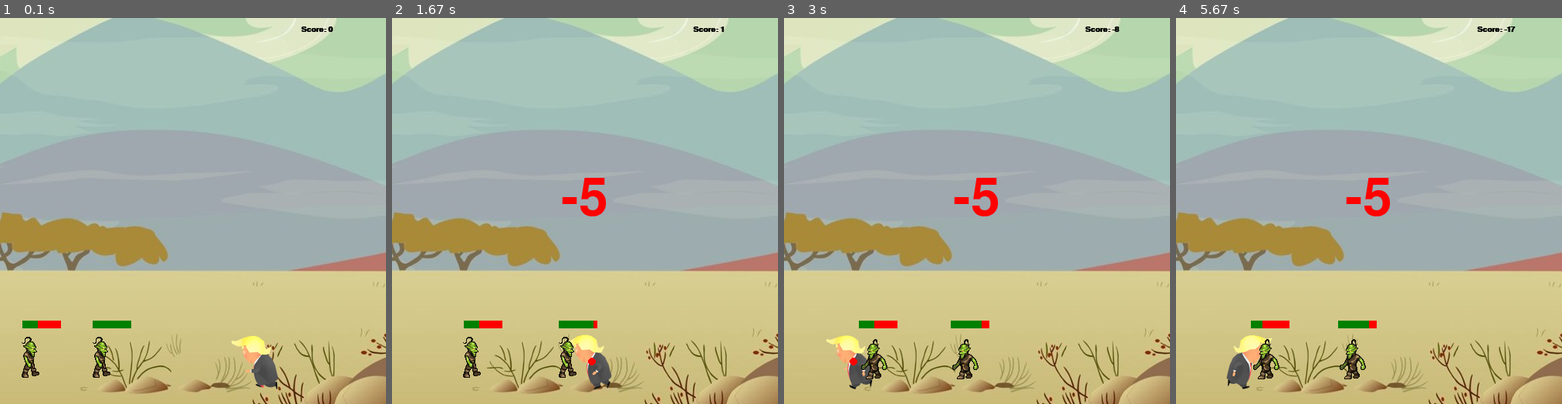
Above: before the commit, frames 1-4 (left to right).
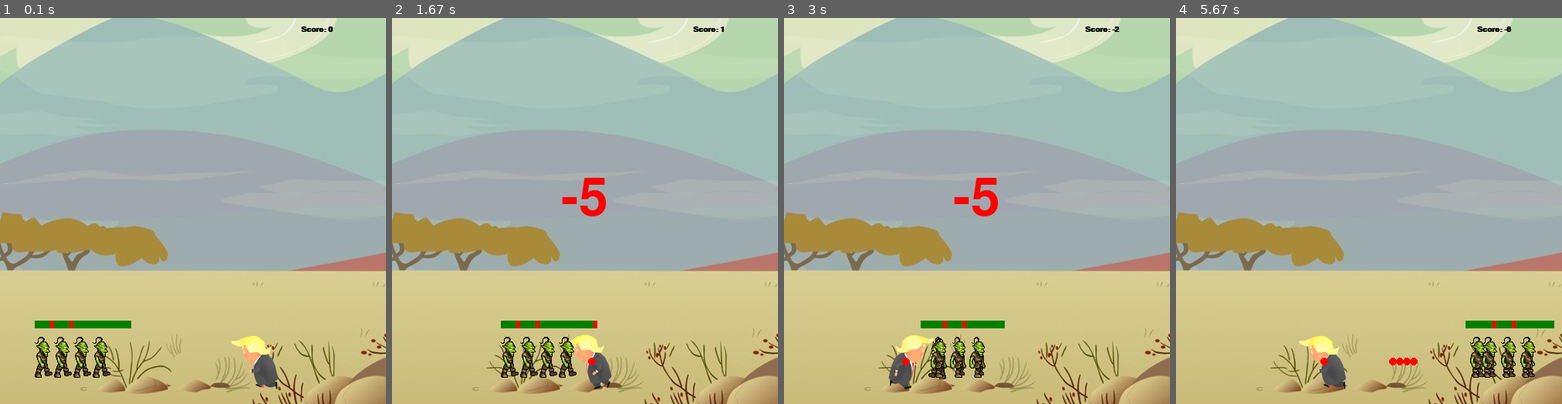
Above: after the commit, the same moments.

Repository: jekolsh/First_PyGame
Game: pygame game, started from game.py
Same seed, same stepped clock (60 frames per second), same inputs: the game is played once before the commit and once after it.
Inputs:
- Up to frame 1 (0.1 s): no input
- Up to frame 2 (1.67 s): tap Space at 0.33, 0.73, 1.03 s; hold Left 0.67-1.2 s
- Up to frame 3 (3 s): hold Right 2.07-2.7 s; tap Space at 2.13, 2.43, 2.8 s; hold Left from 2.73 s (still down)
- Up to frame 4 (5.67 s): release Left at 3.2 s; hold Right 4.7-5.48 s; tap Space at 4.77, 5.58 s; hold Left from 5.52 s (still down)

The runs differ from the first frame. In frame 1, 1.4% of the frame differs, in the area x 5-24%, y 78-94%; in frame 2, 1.6%; in frame 3, 3.4%; in frame 4, 4.9%, in the area x 13-98%, y 2-97%.

Commit message:
Added 2 enemies

Diff:
--- a/game.py
+++ b/game.py
@@ -67,9 +67,6 @@
         self.hitbox = (self.x + 17, self.y + 11, 29, 52)
         #pygame.draw.rect(win, (255,0,0), self.hitbox, 2)
 
-
-            #for bullet in bullets:
-                #bullet.draw(win)
 
     def hit(self):
         self.x = 60
@@ -115,7 +112,8 @@
         self.end = end
         self.path = [self.x, self.end]
         self.animCount = 0
-        self.vel = random.randint(1, 5)
+        self.vel = 3
+        #random.randint(1, 5)
         self.hitbox = (self.x + 17, self.y +2, 31, 57)
         self.health = random.randint(3, 10)
         self.visible = True
@@ -141,13 +139,14 @@
         #pygame.draw.rect(win, (255, 0, 0), self.hitbox, 2)
 
     def move(self):
-        if self.vel > 0:
+        if self.vel >= 0:
+        ##############if self.vel > 0:
             if self.x < self.path[1] + self.vel:
                 self.x += self.vel
             else:
                 self.vel = self.vel * -1
-                #self.x += self.vel
                 self.animCount = 0
+
         else:
             if self.x - self.vel > self.path[0]:
                 self.x += self.vel
@@ -173,6 +172,8 @@
     man.draw(win)
     goblin.draw(win)
     goblin2.draw(win)
+    goblin3.draw(win)
+    goblin4.draw(win)
     for bullet in bullets:
         bullet.draw(win)
 
@@ -183,14 +184,16 @@
 font = pygame.font.SysFont('comicsans', 15, True)
 man = player(300, 410, 60, 71)
 goblin = enemy(100, 410, 64, 64, 450)
-goblin2 = enemy(10, 410, 64, 64, 450)
+goblin2 = enemy(25, 410, 64, 64, 450)
+goblin3 = enemy(50, 410, 64, 64, 450)
+goblin4 = enemy(75, 410, 64, 64, 450)
 shootLoop = 0
 bullets = []
 run = True
 while run:
     #drawWindow()
     clock.tick(30)
-    if not goblin.visible and  not goblin2.visible:
+    if not goblin.visible and  not goblin2.visible and not goblin3.visible and not goblin4.visible:
         print("Win-win!")
 
     if score < -1:
@@ -202,10 +205,18 @@
         man.hit()
         score -= 5
         goblin.vel = -goblin.vel
-    if goblin2.visible and  man.hitbox[1] < goblin.hitbox[1] + goblin.hitbox[3] and man.hitbox[1] + man.hitbox[3] > goblin2.hitbox[1] and man.hitbox[0] + man.hitbox[2] > goblin2.hitbox[0] and man.hitbox[0] < goblin2.hitbox[0] + goblin2.hitbox[2]:
+    if goblin2.visible and  man.hitbox[1] < goblin2.hitbox[1] + goblin2.hitbox[3] and man.hitbox[1] + man.hitbox[3] > goblin2.hitbox[1] and man.hitbox[0] + man.hitbox[2] > goblin2.hitbox[0] and man.hitbox[0] < goblin2.hitbox[0] + goblin2.hitbox[2]:
         man.hit()
         score -= 5
         goblin2.vel = -goblin2.vel
+    if goblin3.visible and man.hitbox[1] < goblin3.hitbox[1] + goblin3.hitbox[3] and man.hitbox[1] + man.hitbox[3] > goblin3.hitbox[1] and man.hitbox[0] + man.hitbox[2] > goblin3.hitbox[0] and man.hitbox[0] < goblin3.hitbox[0] + goblin3.hitbox[2]:
+        man.hit()
+        score -= 5
+        goblin3.vel = -goblin3.vel
+    if goblin4.visible and man.hitbox[1] < goblin4.hitbox[1] + goblin4.hitbox[3] and man.hitbox[1] + man.hitbox[3] > goblin4.hitbox[1] and man.hitbox[0] + man.hitbox[2] > goblin4.hitbox[0] and man.hitbox[0] < goblin4.hitbox[0] + goblin4.hitbox[2]:
+        man.hit()
+        score -= 5
+        goblin4.vel = -goblin4.vel
 
 
 
@@ -222,12 +233,18 @@
 
         if goblin.visible and bullet.y - bullet.radius < goblin.hitbox[1] + goblin.hitbox[3] and bullet.y + bullet.radius > goblin.hitbox[1] and bullet.x + bullet.radius > goblin.hitbox[0] and bullet.x - bullet.radius < goblin.hitbox[0] + goblin.hitbox[2]:
                 goblin.hit()
-                #goblin2.hit()
                 score += 1
                 bullets.pop(bullets.index(bullet))
         elif goblin2.visible and bullet.y - bullet.radius < goblin2.hitbox[1] + goblin2.hitbox[3] and bullet.y + bullet.radius > goblin2.hitbox[1] and bullet.x + bullet.radius > goblin2.hitbox[0] and bullet.x - bullet.radius < goblin2.hitbox[0] + goblin2.hitbox[2]:
-                # goblin.hit()
                 goblin2.hit()
+                score += 1
+                bullets.pop(bullets.index(bullet))
+        elif goblin3.visible and bullet.y - bullet.radius < goblin3.hitbox[1] + goblin3.hitbox[3] and bullet.y + bullet.radius > goblin3.hitbox[1] and bullet.x + bullet.radius > goblin3.hitbox[0] and bullet.x - bullet.radius < goblin3.hitbox[0] + goblin3.hitbox[2]:
+                goblin3.hit()
+                score += 1
+                bullets.pop(bullets.index(bullet))
+        elif goblin4.visible and bullet.y - bullet.radius < goblin4.hitbox[1] + goblin4.hitbox[3] and bullet.y + bullet.radius > goblin4.hitbox[1] and bullet.x + bullet.radius > goblin4.hitbox[0] and bullet.x - bullet.radius < goblin4.hitbox[0] + goblin4.hitbox[2]:
+                goblin4.hit()
                 score += 1
                 bullets.pop(bullets.index(bullet))
 
